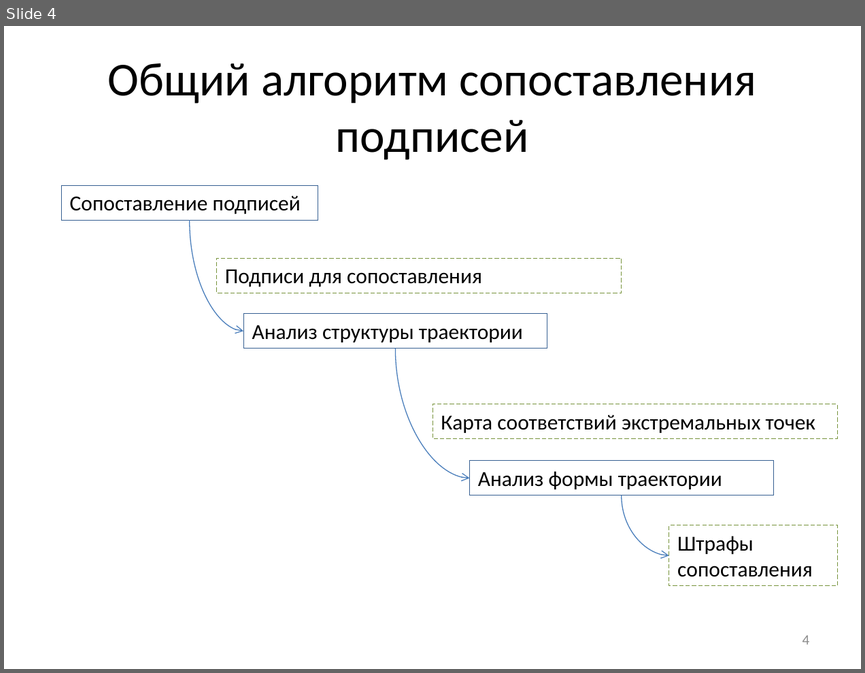
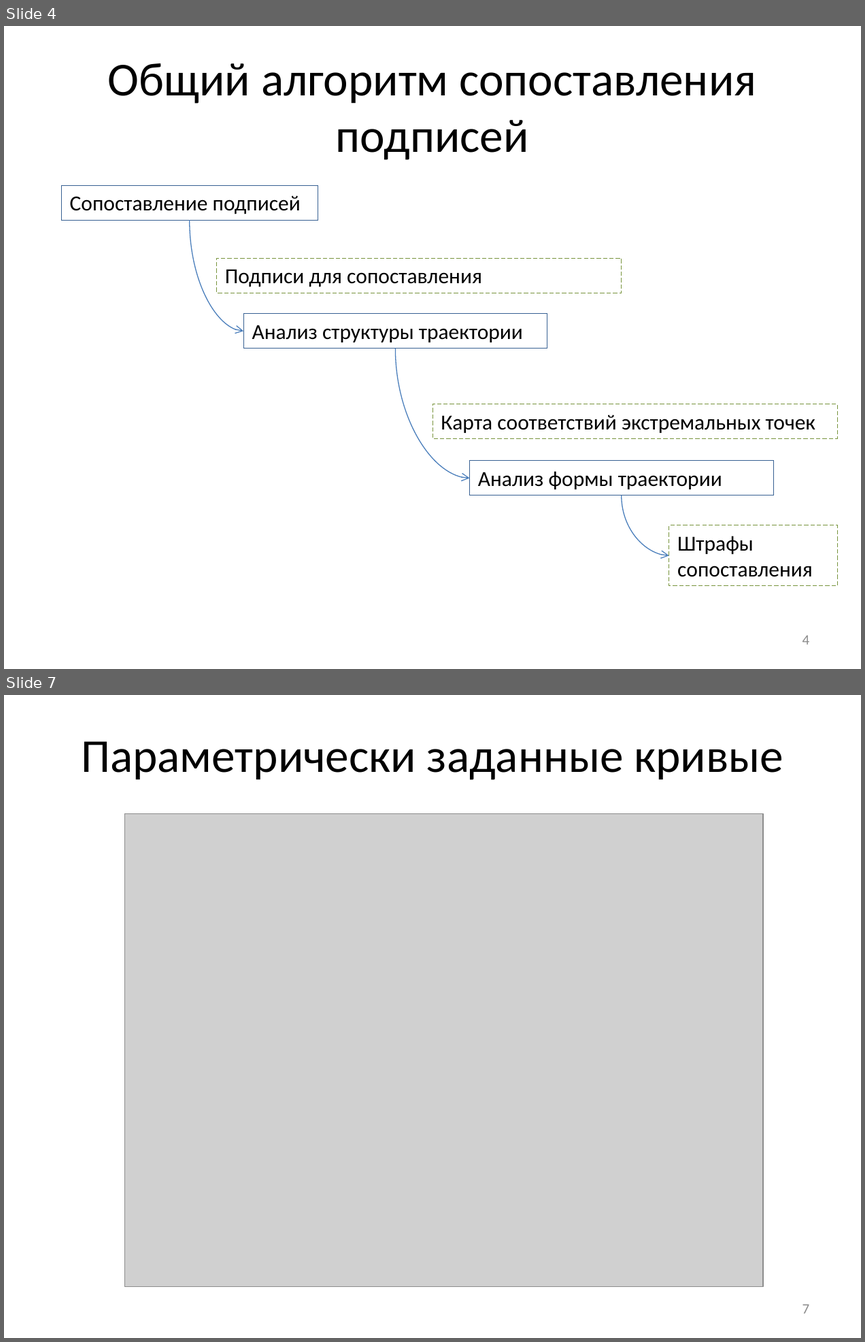
Before and after one commit to ilionsd/explanatory_note, a slide deck: Диплом.Презентация.pptx. Shown one above the other, each under a label of ours: slide 4 before the commit, slides 4 and 7 after it; the slides between them are not shown. The pictures are 865x673 and 865x1342 pixels, drawn with LibreOffice and Linux fonts; fonts in the diff are those of the drawing; grey boxes stand for pictures. Boxes give left, top, right and bottom in pixels: in the first picture for what was removed or moved away, otherwise in the second. Text is boxed around its words. In the diff, an @@ line names an element or a change of style, - is before the commit and + after.

```diff
--- a/Диплом.Презентация.pptx
+++ b/Диплом.Презентация.pptx
@@ slide 7 added at [4,695,861,1338], background #FFFFFF @@
@@ text added at [81,741,783,780], 39.6 pt, text #000000 @@
+Параметрически заданные кривые
@@ picture added at [125,814,763,1286] @@
@@ page number added at [802,1304,810,1313], 12 pt, text #8C8C8C @@
+7
```
Also in this commit, not shown: 4 slides changed, 2 other slides added, 2 slides removed, 8 other files.
